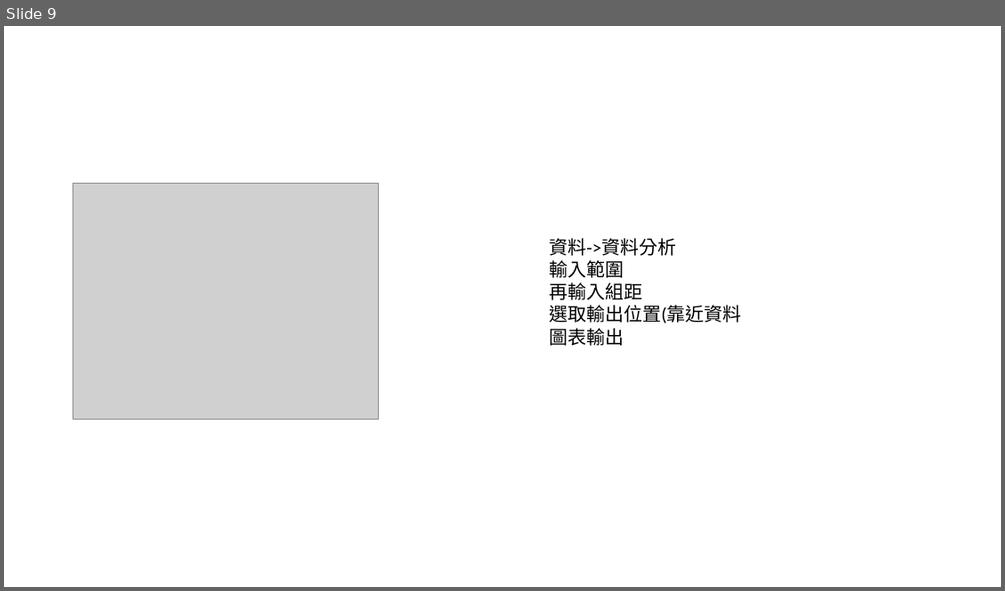
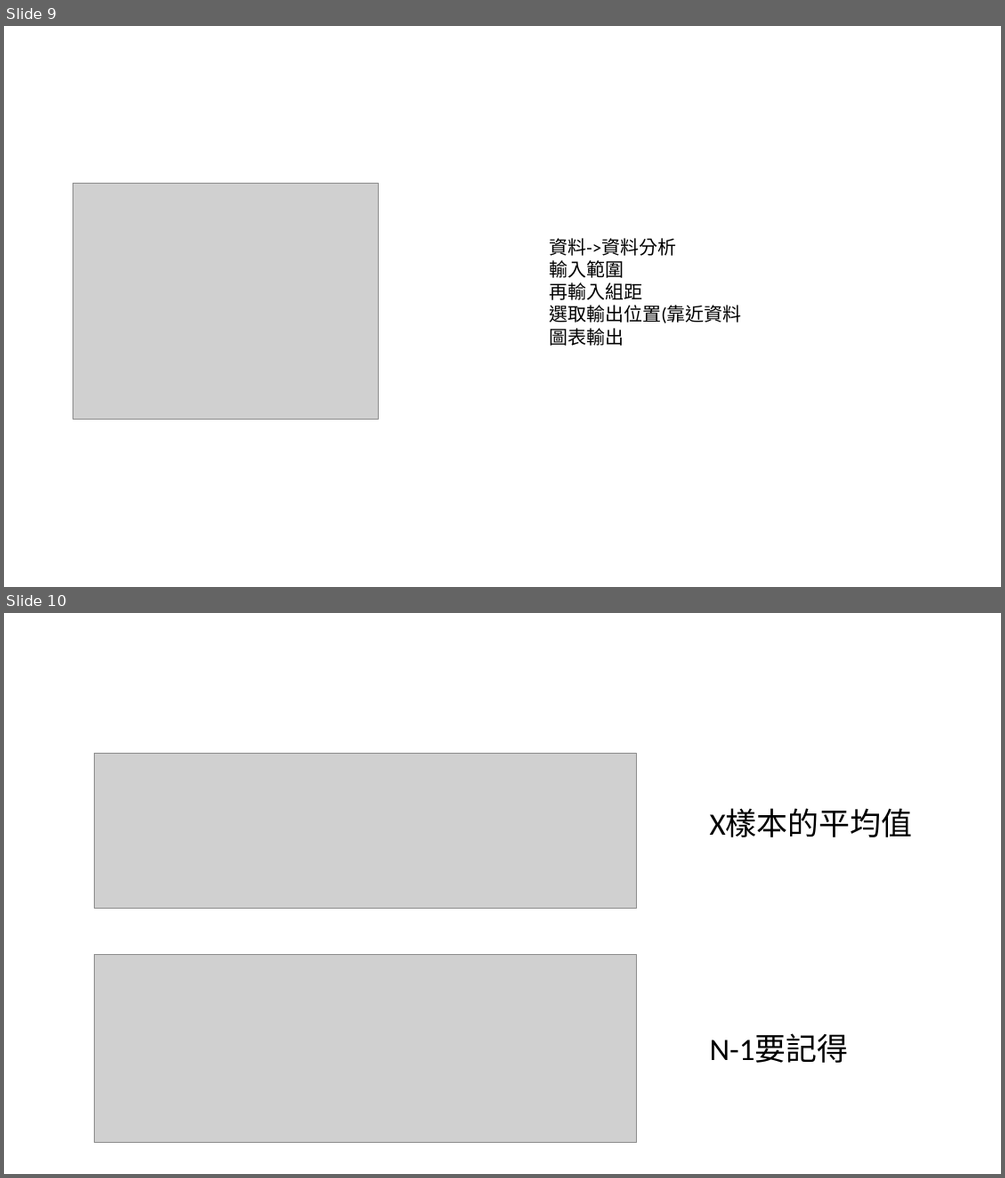
Before and after one commit to Sheng-wayne/Static-1, a slide deck: EXCEL0929.pptx. Shown one above the other, each under a label of ours: slide 9 before the commit, slides 9 and 10 after it. The pictures are 1005x591 and 1005x1178 pixels, drawn with LibreOffice and Linux fonts; fonts in the diff are those of the drawing; grey boxes stand for pictures. Boxes give left, top, right and bottom in pixels: in the first picture for what was removed or moved away, otherwise in the second. Text is boxed around its words. In the diff, an @@ line names an element or a change of style, - is before the commit and + after.

```diff
--- a/EXCEL0929.pptx
+++ b/EXCEL0929.pptx
@@ slide 10 added at (4, 613, 1001, 1174), background #FFFFFF @@
@@ picture added at (94, 753, 636, 908) @@
@@ text added at (710, 809, 913, 837), 30 pt, text #000000 @@
+X樣本的平均值
@@ picture added at (94, 954, 636, 1143) @@
@@ text added at (710, 1034, 849, 1062), 30 pt, text #000000 @@
+N-1要記得
```
Also in this commit, not shown: 3 other slides added, 1 slide removed.
